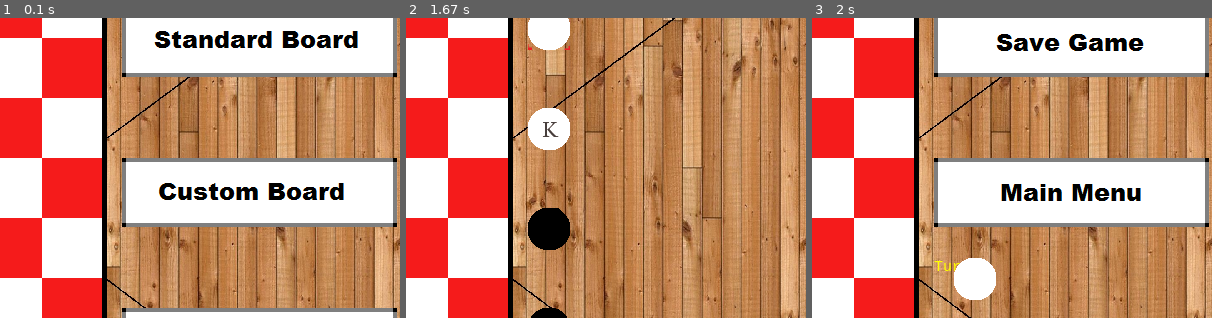
Above: before the commit, frames 1-3 (left to right).
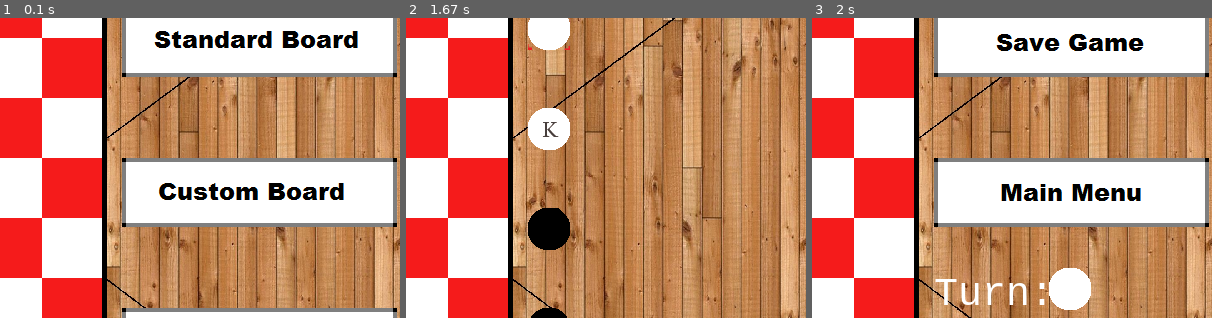
Above: after the commit, the same moments.

Repository: harwooja/Checkers
Game: pygame game, started from main.py
Same seed, same stepped clock (60 frames per second), same inputs: the game is played once before the commit and once after it.
Inputs (mouse positions are % of the whole screen's width and height, from its top left):
- Up to frame 1 (0.1 s): no input
- Up to frame 2 (1.67 s): click (82, 47) at 0.38 s
- Up to frame 3 (2 s): click (87, 85) at 1.72 s
The pictures show only the part of the screen within x 48-98%, y 18-68%; the shares and areas given below are measured in that part.

Frames 1-2 are identical in both runs. In frame 3, 2.9% of the frame differs, in the area x 30-70%, y 80-98%.

Commit message:
bigger font

Diff:
--- a/Menu.py
+++ b/Menu.py
@@ -16,8 +16,8 @@
     indicatorWhite = pygame.image.load("white.png").convert_alpha()
     indicatorBlack = pygame.image.load("black.png").convert_alpha()
     #font/text
-    font = pygame.font.SysFont("monospace", 15)
-    turnLabel = font.render("Turn:", 1, (255,255,0))
+    font = pygame.font.SysFont("monospace", 40)
+    turnLabel = font.render("Turn:", 3, (255,255,255))
     #pieces
     piece_W = pygame.image.load("white.png").convert_alpha()
     piece_B = pygame.image.load("black.png").convert_alpha()
@@ -39,11 +39,11 @@
 
     window.blit(buttonSave,(510,100))
     window.blit(buttonMenu,(510,250))
-    window.blit(turnLabel,(510,350))
+    window.blit(turnLabel,(510,363))
     if(currentTurn == "WHITE"):
-        window.blit(indicatorWhite,(530,350))
+        window.blit(indicatorWhite,(625,360))
     else:
-        window.blit(indicatorBlack,(530,350))
+        window.blit(indicatorBlack,(625,360))
 
 def drawCustomSetup(window):
     window.blit(piece_W, (510,100))
Not shown, changed: Menu.pyc
